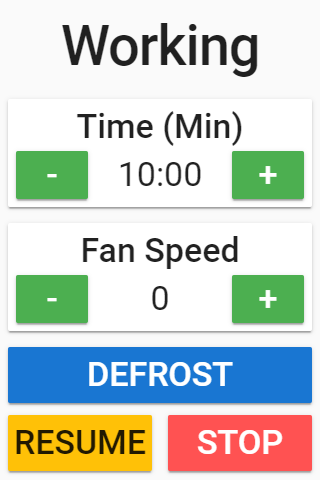
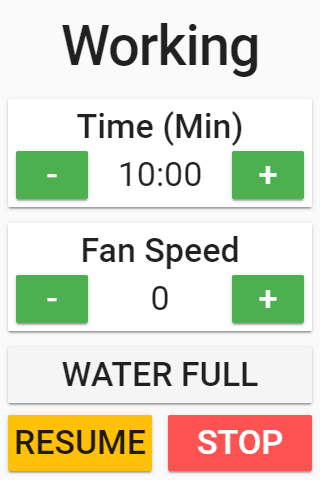
The second 320 x 480 image is a revision of the first. Changes to its layers:
added layer "localhost_8080_run(Nextion NX4832T035_011)" above "localhost_8080_(Nextion NX4832T035_011)" over [8, 347, 312, 403]
added layer "localhost_8080_(Nextion NX4832T035_011)" above "Layer 5" over [8, 347, 312, 403]
